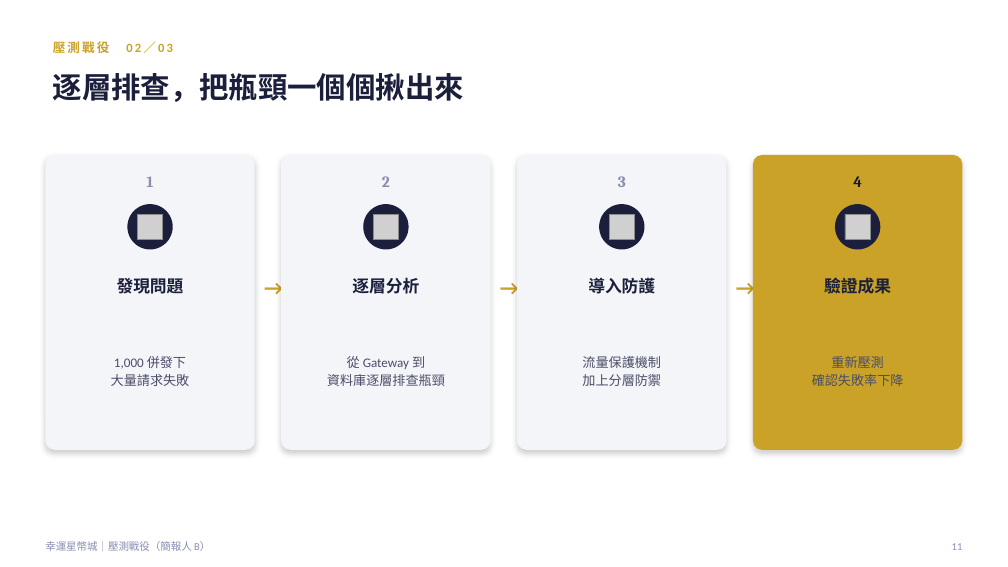
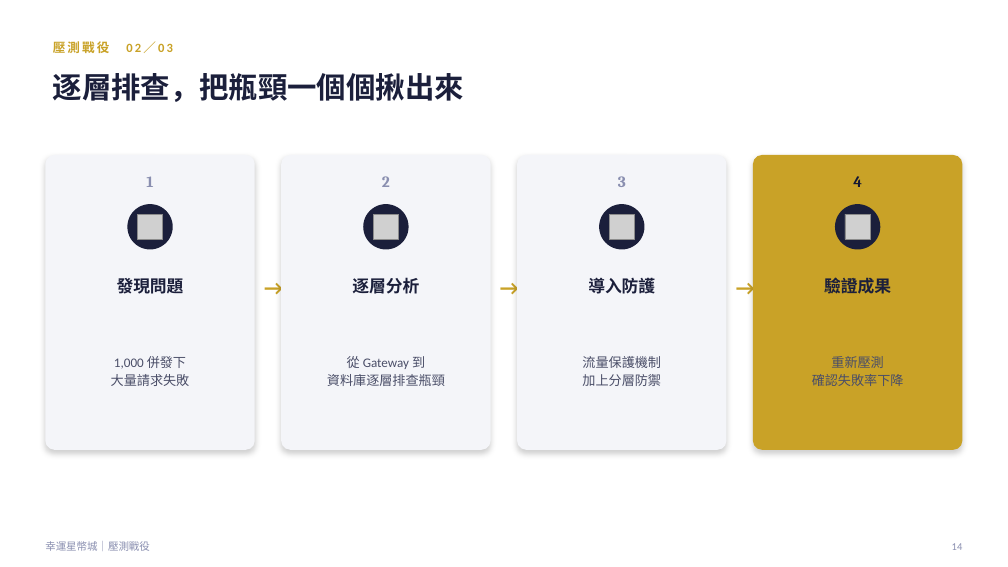
Before and after one commit to opitt2029/Lucky_Star_Casino, a slide deck: slide 15 of docs/report/幸運星幣城-30分鐘簡報-優化版.pptx (slide 11 before the commit). Drawn at 1008x567 pixels with LibreOffice and Linux fonts; fonts in the diff are those of the drawing; grey boxes stand for pictures. Boxes give left, top, right and bottom in pixels: in the first picture for what was removed or moved away, otherwise in the second. Text is boxed around its words. In the diff, an @@ line names an element or a change of style, - is before the commit and + after.

```diff
--- a/docs/report/幸運星幣城-30分鐘簡報-優化版.pptx
+++ b/docs/report/幸運星幣城-30分鐘簡報-優化版.pptx
@@ text at (x1=45, y1=541, x2=150, y2=551): text changed @@
-幸運星幣城｜壓測戰役（簡報人 B）
+幸運星幣城｜壓測戰役
@@ text at (x1=952, y1=543, x2=963, y2=550): text changed @@
-11
+14
```
Also in this commit, not shown: 13 other slides changed, 4 slides added, 4 other files.
